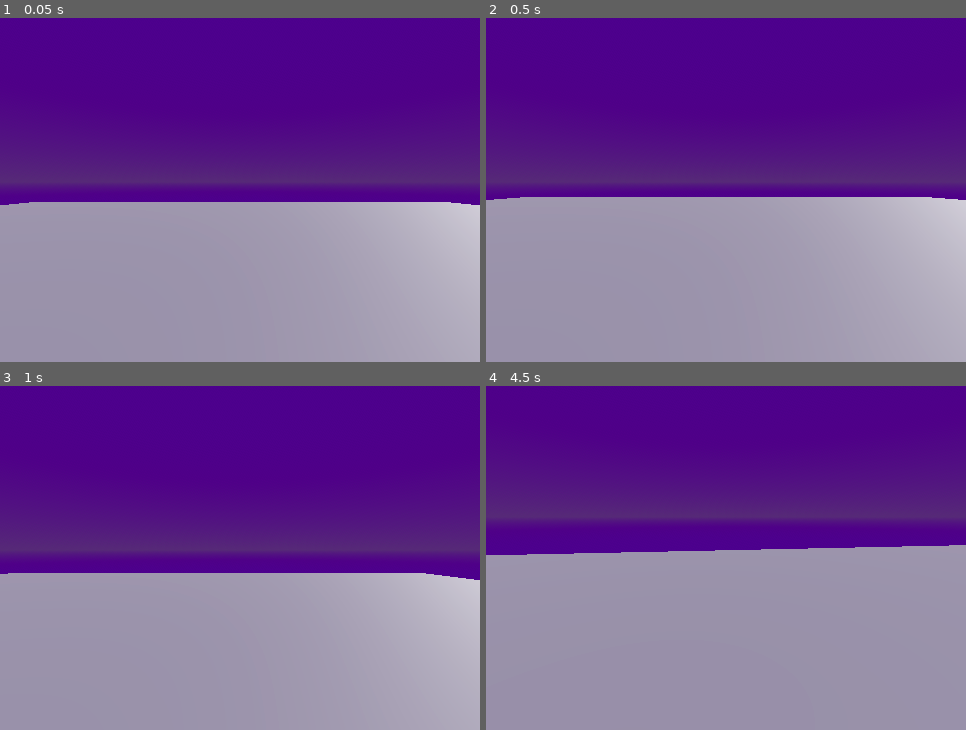
Above: before the commit, frames 1-4 (two rows, left to right).
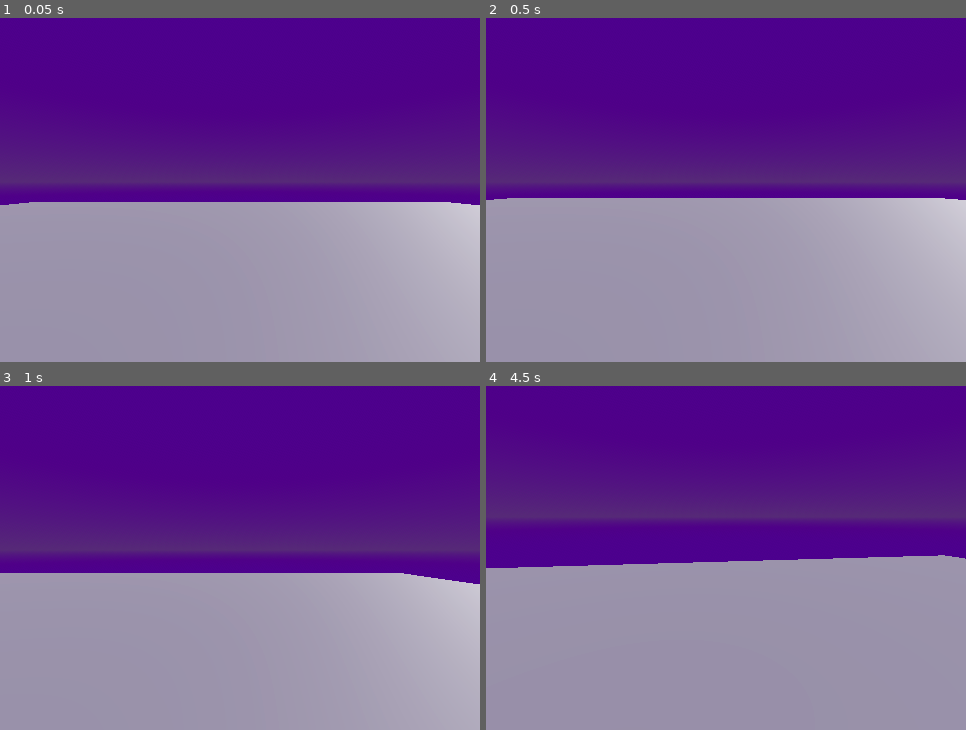
Above: after the commit, the same moments.

Repository: GHouste/cosmic-engineer
Game: Godot game, scene res://Scenes/game.tscn
Two runs of this game, one before a commit and one after it. Both use one fixed random seed, a clock stepped at 60 frames per second and the inputs below.
Inputs (mouse positions are in pixels of both pictures, inside the frame that each line leads up to):
- Up to frame 1 (0.05 s): no input
- Up to frame 2 (0.5 s): no input
- Up to frame 3 (1 s): tap Enter at 0.5 s; move the mouse to (345, 530) at 0.52 s; hold D (right) from 0.53 s (still down); hold Shift (running, bound only after the commit) from 0.53 s (still down); click (345, 530) at 0.67 s; tap Space (jump) at 0.77 s
- Up to frame 4 (4.5 s): move the mouse to (702, 551) at 1.27 s; release D (right) at 1.28 s; release Shift (running, bound only after the commit) at 1.28 s; hold W (forward) from 1.28 s (still down); tap Shift (running, bound only after the commit) at 1.35, 2.85, 4.35 s; tap Space (jump) at 1.52, 3.02, 3.77 s; move the mouse to (735, 544) at 2.02 s; hold Shift (running, bound only after the commit) 2.03-2.78 s; move the mouse to (721, 554) at 2.77 s; move the mouse to (764, 554) at 3.52 s; hold Shift (running, bound only after the commit) 3.53-4.28 s; move the mouse to (687, 544) at 4.27 s

Frame 1 is identical in both runs. In frame 2, 0.2% of the frame differs, in the area x 7-93%, y 52-53%; in frame 3, 0.2%; in frame 4, 3.3%, in the area x 0-100%, y 46-53%.

Commit message:
added running and started working on stamina

Diff:
--- a/Scenes/player.tscn
+++ b/Scenes/player.tscn
@@ -19,4 +19,4 @@
 transform = Transform3D(1, 0, 0, 0, 1, 0, 0, 0, 1, 0, 0.48756355, 0)
 
 [node name="Camera3D" type="Camera3D" parent="neck" unique_id=1320334778]
-transform = Transform3D(1, 0, 0, 0, 1, 0, 0, 0, 1, 0, 0.0656206, -0.069621995)
+transform = Transform3D(1, 0, 0, 0, 1, 0, 0, 0, 1, 0, 0.0656206, -0.12359293)
--- a/Scripts/player.gd
+++ b/Scripts/player.gd
@@ -1,11 +1,15 @@
 extends CharacterBody3D
-
-
-const SPEED = 5.0
-const JUMP_VELOCITY = 4.5
 
 @onready var neck = $neck
 @onready var camera = $neck/Camera3D
+
+const base_speed = 5.0
+const run_speed = 10.0
+const JUMP_VELOCITY = 4.5
+const stamina_cap = 100
+
+var is_running = false
+var stamina = 100
 
 func _unhandled_input(event: InputEvent) -> void:
 	if event is InputEventMouseButton:
@@ -18,11 +22,16 @@
 			neck.rotate_y(-event.relative.x * 0.01)
 			camera.rotate_x(-event.relative.y * 0.01)
 			camera.rotation.x = clamp(camera.rotation.x, deg_to_rad(-60),deg_to_rad(60))
+
 func _physics_process(delta: float) -> void:
 	# Add the gravity.
 	if not is_on_floor():
 		velocity += get_gravity() * delta
 
+	if Input.is_action_pressed("running"):
+		is_running = true
+	else:
+		is_running = false
 	# Handle jump.
 	if Input.is_action_just_pressed("jump") and is_on_floor():
 		velocity.y = JUMP_VELOCITY
@@ -31,11 +40,21 @@
 	# As good practice, you should replace UI actions with custom gameplay actions.
 	var input_dir := Input.get_vector("left", "right", "forward", "backward")
 	var direction = (neck.transform.basis * Vector3(input_dir.x, 0, input_dir.y)).normalized()
-	if direction:
-		velocity.x = direction.x * SPEED
-		velocity.z = direction.z * SPEED
-	else:
-		velocity.x = move_toward(velocity.x, 0, SPEED)
-		velocity.z = move_toward(velocity.z, 0, SPEED)
+
+	if not is_running:
+		if direction:
+			velocity.x = direction.x * base_speed
+			velocity.z = direction.z * base_speed
+		else:
+			velocity.x = move_toward(velocity.x, 0, base_speed)
+			velocity.z = move_toward(velocity.z, 0, base_speed)
+
+	if is_running and stamina > 0:
+		if direction:
+			velocity.x = direction.x * run_speed
+			velocity.z = direction.z * run_speed
+		else:
+			velocity.x = move_toward(velocity.x, 0, run_speed)
+			velocity.z = move_toward(velocity.z, 0, run_speed)
 
 	move_and_slide()
--- a/project.godot
+++ b/project.godot
@@ -52,6 +52,11 @@
 "events": [Object(InputEventKey,"resource_local_to_scene":false,"resource_name":"","device":-1,"window_id":0,"alt_press …(195 unchanged characters)…
 ]
 }
+running={
+"deadzone": 0.2,
+"events": [Object(InputEventKey,"resource_local_to_scene":false,"resource_name":"","device":-1,"window_id":0,"alt_pressed":false,"shift_pressed":false,"ctrl_pressed":false,"meta_pressed":false,"pressed":false,"keycode":0,"physical_keycode":4194325,"key_label":0,"unicode":0,"location":0,"echo":false,"script":null)
+]
+}
 
 [physics]
 
